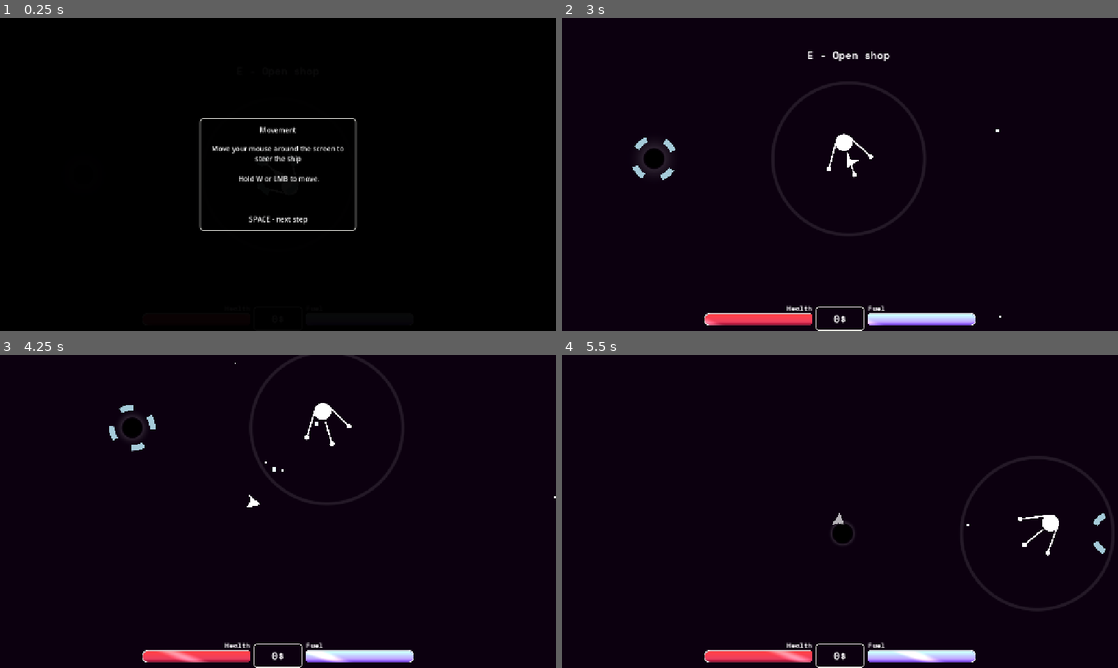
Above: before the commit, frames 1-4 (two rows, left to right).
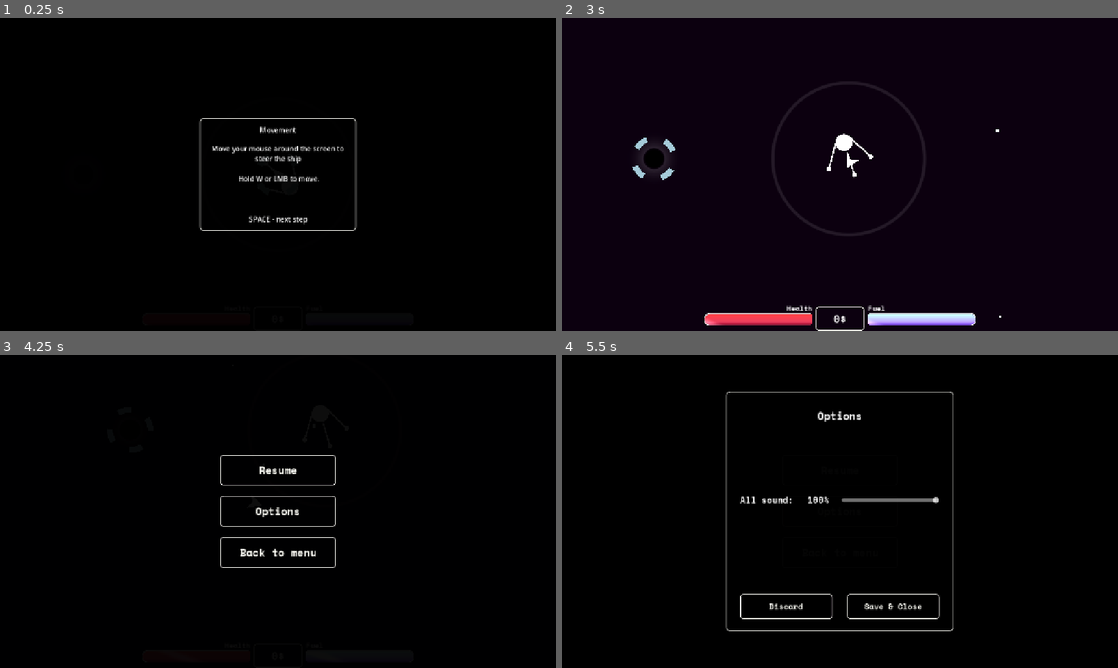
Above: after the commit, the same moments.

Repository: kokiheey/game-jam-repo
Game: Godot game, scene res://Scenes/tutorial_game.tscn
Same seed, same stepped clock (60 frames per second), same inputs: the game is played once before the commit and once after it. This scene is started directly instead of the project's main scene.
Inputs (mouse positions are in pixels of both pictures, inside the frame that each line leads up to):
- Up to frame 1 (0.25 s): no input
- Up to frame 2 (3 s): tap Enter at 0.5 s; move the mouse to (962, 158) at 0.52 s; hold W (moveForward) 0.53-1.25 s; tap E (openShop) at 0.6, 0.77, 1.07, 2.1 s; click (962, 158) at 0.67 s; tap Space (uiAccept) at 1.25, 2, 2.75 s; drag from (728, 190) to (840, 174) at 1.27 s; move the mouse to (895, 105) at 2.02 s; hold W (moveForward) 2.03-2.75 s; drag from (812, 237) to (645, 174) at 2.77 s
- Up to frame 3 (4.25 s): move the mouse to (444, 558) at 3.52 s; tap E (openShop) at 3.6, 3.77, 4.07 s; tap Escape (Pause) at 4.15 s
- Up to frame 4 (5.5 s): click (840, 470) at 4.25 s, where only the run after the commit has a clickable "Resume"; click (840, 511) at 5 s, where only the run after the commit has a clickable "Options"

The runs differ from the first frame. In frame 2, 0.2% of the frame differs, in the area x 44-59%, y 10-14%; in frame 3, 3.9%; in frame 4, 4.8%, in the area x 25-100%, y 11-100%.
Error after the commit: Invalid call. Nonexistent function 'pause_menu' in base 'Nil'. (res://Scripts/pause_menu.gd:8)

Commit message:
Change idk what now

Diff:
--- a/gmtk2026/Scenes/options.tscn
+++ b/gmtk2026/Scenes/options.tscn
@@ -82,9 +82,7 @@
 size_flags_horizontal = 4
 size_flags_vertical = 3
 theme_override_font_sizes/font_size = 24
-text = "Options
-
-theres no sound so its useless :("
+text = "Options"
 horizontal_alignment = 1
 vertical_alignment = 1
 
@@ -123,6 +121,7 @@
 rounded = true
 
 [node name="MusicOption" type="HBoxContainer" parent="Panel/MarginContainer/VBoxContainer/VBoxContainer" unique_id=1372641421]
+visible = false
 layout_mode = 2
 size_flags_vertical = 3
 
@@ -152,6 +151,7 @@
 rounded = true
 
 [node name="SFXOption" type="HBoxContainer" parent="Panel/MarginContainer/VBoxContainer/VBoxContainer" unique_id=1530273176]
+visible = false
 layout_mode = 2
 size_flags_vertical = 3
 
--- a/gmtk2026/Scenes/tutorial_game.tscn
+++ b/gmtk2026/Scenes/tutorial_game.tscn
@@ -4,10 +4,10 @@
 [ext_resource type="Script" uid="uid://cukdqjyeov0de" path="res://Scripts/tutorial_game.gd" id="1_k2q0y"]
 [ext_resource type="Texture2D" uid="uid://boff388h7ib2y" path="res://Assets/Icons/spoutnik.svg" id="2_k2q0y"]
 [ext_resource type="PackedScene" uid="uid://djtxppsf6o1t0" path="res://Scenes/tutorial.tscn" id="2_ox8p2"]
-[ext_resource type="Theme" uid="uid://cojmyrq6m3711" path="res://Textures/DefaultTheme.tres" id="3_drhtg"]
 [ext_resource type="PackedScene" uid="uid://demcgqsqh7jh1" path="res://Scenes/Player.tscn" id="4_g7fia"]
 [ext_resource type="PackedScene" uid="uid://dsy4ipt0t1ehj" path="res://Scenes/black_hole.tscn" id="5_drhtg"]
 [ext_resource type="PackedScene" uid="uid://d0ayeleb7entu" path="res://Scenes/box.tscn" id="7_g7fia"]
+[ext_resource type="PackedScene" uid="uid://cv660hn0arvee" path="res://Scenes/pause_menu.tscn" id="9_fgwyh"]
 [ext_resource type="PackedScene" uid="uid://d28xesm83e88m" path="res://Scenes/game_ui.tscn" id="9_v83ub"]
 
 [sub_resource type="ParticleProcessMaterial" id="ParticleProcessMaterial_0fgi7"]
@@ -81,18 +81,12 @@
 scale = Vector2(1.40625, 1.40625)
 texture = SubResource("GradientTexture2D_v83ub")
 
-[node name="ShopLabel" type="Label" parent="Ship" unique_id=357045598]
-offset_left = -96.0
-offset_top = -256.0
-offset_right = 94.0
-offset_bottom = -220.0
-theme = ExtResource("3_drhtg")
-theme_override_font_sizes/font_size = 24
-text = "E - Open shop"
-
 [node name="CanvasLayer" type="CanvasLayer" parent="." unique_id=2110260822]
 
 [node name="GameUI" parent="CanvasLayer" unique_id=1239942877 instance=ExtResource("9_v83ub")]
+
+[node name="PauseMenu" parent="CanvasLayer" unique_id=1227920337 instance=ExtResource("9_fgwyh")]
+visible = false
 
 [node name="Tutorial" parent="." unique_id=1984499269 instance=ExtResource("2_ox8p2")]
 
--- a/gmtk2026/Scripts/AudioManager.gd
+++ b/gmtk2026/Scripts/AudioManager.gd
@@ -8,7 +8,18 @@
 var MusicVolume     : int = 100
 var SFXVolume       : int = 100
 
+var hurt : AudioStreamPlayer
+var move : AudioStreamPlayer
+
+func _ready() -> void:
+	hurt = AudioStreamPlayer.new()
+	hurt.stream = preload("res://Assets/SFX/hurt.ogg")
+	add_child(hurt)
+
+func playHurt():
+	hurt.play()
+
 func update():
-	AudioServer.set_bus_volume_linear(AllSoundsIndex, AllSoundsVolume)
-	AudioServer.set_bus_volume_linear(MusicIndex, MusicVolume)
-	AudioServer.set_bus_volume_linear(SFXIndex, SFXVolume)
+	AudioServer.set_bus_volume_linear(AllSoundsIndex, float(AllSoundsVolume) / 100)
+	AudioServer.set_bus_volume_linear(MusicIndex, float(MusicVolume) / 100)
+	AudioServer.set_bus_volume_linear(SFXIndex, float(SFXVolume) / 100)
--- a/gmtk2026/Scripts/player_movement.gd
+++ b/gmtk2026/Scripts/player_movement.gd
@@ -18,6 +18,7 @@
 var flickerSpeed = 0.15
 
 func _on_attacked(attackData : AttackData):
+	AudioManager.playHurt()
 	velocity += attackData.knockback_force * (global_position - attackData.attack_position).normalized()
 
 
--- a/gmtk2026/Scripts/tutorial_game.gd
+++ b/gmtk2026/Scripts/tutorial_game.gd
@@ -3,13 +3,14 @@
 @onready var PLAYER : CharacterBody2D = $Player
 @onready var SHIPWAYPOINT : Sprite2D = $ShipWaypoint
 @onready var BOX_WAYPOINT : Sprite2D = $BoxWaypoint
-@onready var SHIP_LABEL : Label = $Ship/ShopLabel
 @onready var BOX : Box = $Box
+@onready var PAUSE_MENU : Control = $CanvasLayer/PauseMenu
 
 @onready var tutorial = $Tutorial
 
 var pickedUpBox : bool = false
 var enteredShip : bool = false
+var paused : bool = false
 
 func _ready() -> void:
 	SHIPWAYPOINT.TARGET_POSITION = Vector2(0, 0)
@@ -18,10 +19,8 @@
 	tutorial.start()
 
 func _process(delta: float) -> void:
-	if enteredShip:
-		SHIP_LABEL.show()
-	else:
-		SHIP_LABEL.hide()
+	if Input.is_action_just_pressed("Pause"):
+		pause_menu()
 
 func _on_ship_body_entered(body: Node2D) -> void:
 	if pickedUpBox:
@@ -40,3 +39,18 @@
 func _on_black_hole_trigger_body_entered(body: Node2D) -> void:
 	BOX.show()
 	BOX_WAYPOINT.TARGET_POSITION = BOX.global_position
+
+func pause_menu():
+	paused = !paused
+	pause_game(paused)
+
+	if paused:
+		PAUSE_MENU.show()
+	else:
+		PAUSE_MENU.hide()
+
+func pause_game(pause : bool):
+	if pause:
+		Engine.time_scale = 0
+	else:
+		Engine.time_scale = 1
Not shown, added: gmtk2026/Assets/SFX/flying.ogg.import
Not shown, added: gmtk2026/Assets/SFX/hurt.ogg.import
Not shown, added: gmtk2026/Assets/SFX/flying.ogg
Not shown, added: gmtk2026/Assets/SFX/hurt.ogg
